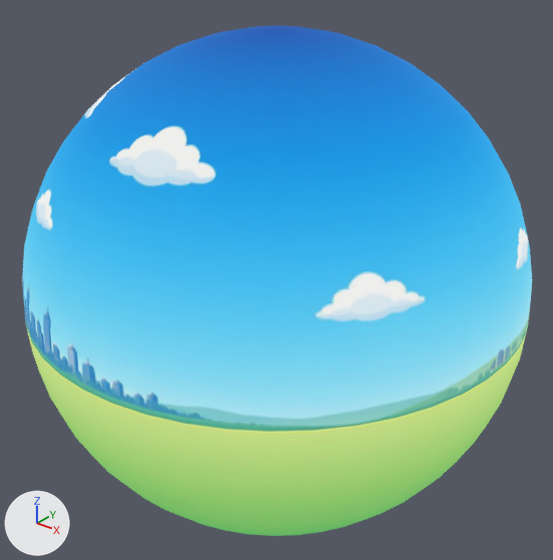
The glTF model models/earth-sky.glb as it was, and as the next commit left it.
Rendered twice from a camera (50 mm lens) standing at (20.7, -25.9, 16.1) and looking at (0.0, 0.0, 0.0). Every picture has the same lights, and +X, +Y and +Z are marked at lower left. The older version comes first.

The first picture shows 'Sky'.
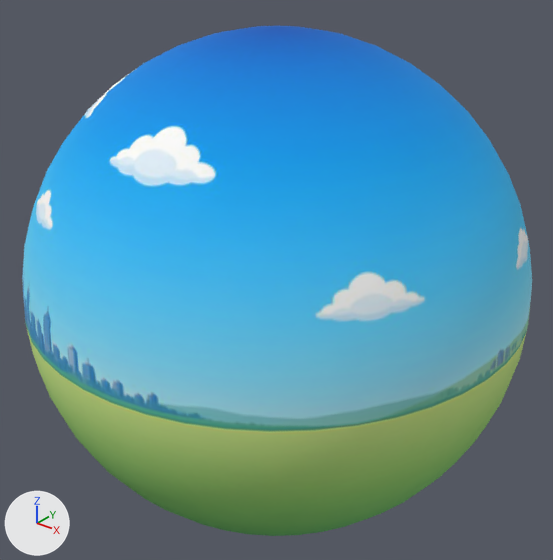
Boxes (x1, y1, x2, y2) around the edits, measured in the pictures (553 x 560 px):
'Sky', recoloured: (22, 41, 532, 536) in both

The change, as a list of edits to the scene's bpy script:
```text
Change mat_skytex:
    where n0 = _N.new('ShaderNodeBsdfPrincipled'); n0.name = 'Principled BSDF'
    remove n0.inputs[0].default_value = (0.0, 0.0, 0.0, 1.0)  # 'Base Color', black #000000
    remove n0.inputs[28].default_value = 0.85  # 'Emission Strength'
    where n2 = _N.new('ShaderNodeTexImage'); n2.name = 'Image Texture'
    remove _L.new(n2.outputs[0], n0.inputs[27])  # 'Color' to 'Emission Color'
    add _L.new(n2.outputs[0], n0.inputs[0])  # 'Color' to 'Base Color'
```
